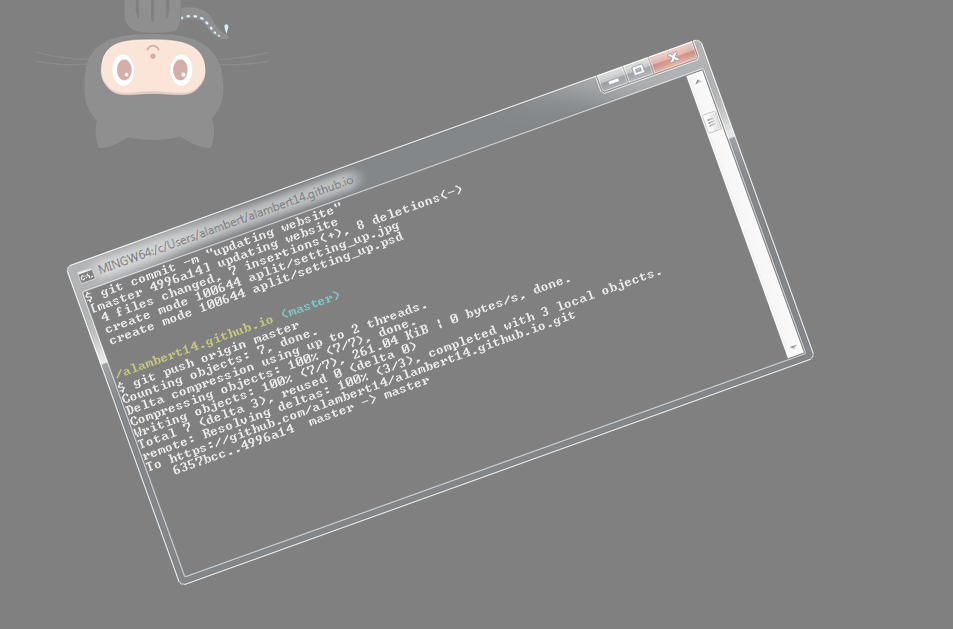
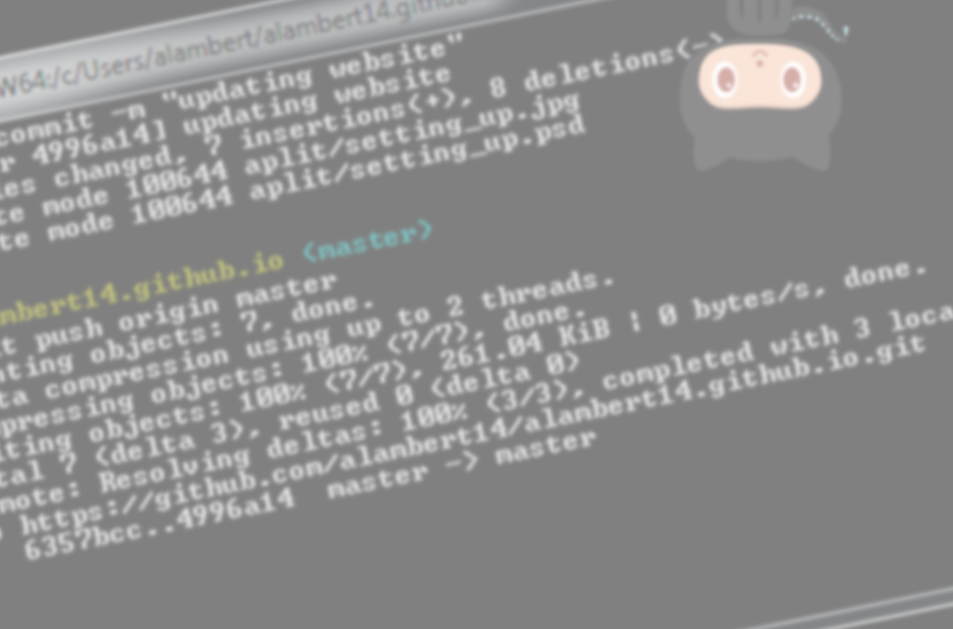
Layers edited between the first and the second (953, 629) image:
moved "Layer 3" above "Layer 2", painted on it over (27, 0, 851, 175)
painted on "Layer 2" over (0, 0, 953, 629)
